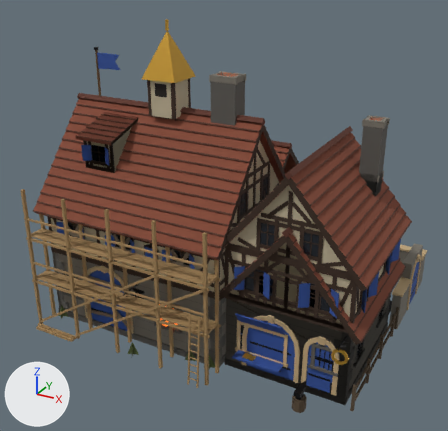
What one commit did to the glTF model game/assets/modelle/schmied.glb.
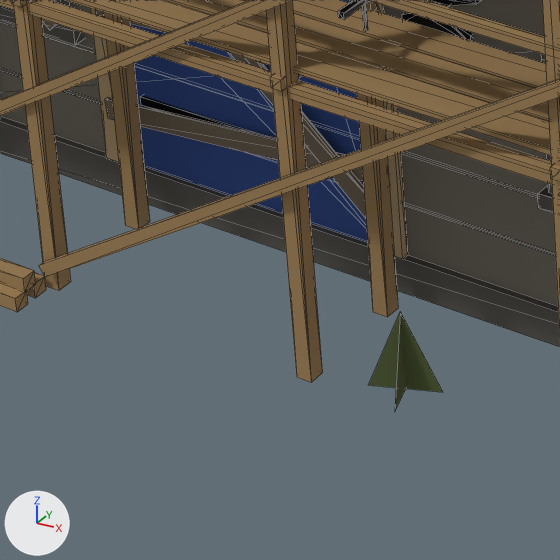
Old and new are each drawn whole from a camera (50 mm lens) standing at (12.74, -24.32, 16.96) and looking at (-0.18, -0.84, 5.22) and again close up on the part from 15% to 35% of the width and 68% to 88% of the height. Arrows for +X, +Y and +Z are at lower left; the lights stay in place. The older version's two pictures come first. The close-ups show mesh edges as thin lines. Vertices at exactly the same position are counted once.

The older version as bpy lines, for what is in view:
```python
me_geruest = bpy.data.meshes.new('Geruest')
me_geruest.from_pydata(...)  # 384 vertices, 480 faces; spans x -7.5..2.1, y -6.62..-5.2, z 0.0..7.0
me_geruest.materials.append(mat_geruestholz)  # brown #9e7f54
me_haus = bpy.data.meshes.new('Haus')
me_haus.from_pydata(...)  # 2045 vertices, 1908 faces; spans x -7.58..2.18, y -6.1..2.11, z 0.0..11.98
me_haus.materials.append(mat_bruchstein_dunkel)  # dark grey #595752
me_haus.materials.append(mat_bruchstein)  # grey #787369
me_haus.materials.append(mat_putz)  # beige #bdb094
me_haus.materials.append(mat_fuge)  # dark grey #66635e
me_haus.materials.append(mat_hausfarbe)  # blue #2e4c94
me_haus.materials.append(mat_eisen)  # black #19191c
me_haus.materials.append(mat_sandstein)  # beige #bda37a
me_haus.materials.append(mat_glut)  # brown #73240d, glowing orange #ff731f
me_haus.materials.append(mat_glas)  # black #171c24
me_haus.materials.append(mat_fachwerk)  # brown #382619
me_haus.materials.append(mat_dachziegel)  # brown #7f4530
me_haus.materials.append(mat_ziegelkante)  # brown #522e21
me_haus.materials.append(mat_firstziegel)  # brown #5c3326
me_leerstand = bpy.data.meshes.new('Leerstand')
me_leerstand.from_pydata(...)  # 449 vertices, 454 faces; spans x -7.61..1.95, y -6.26..1.65, z 0.0..5.35
# faces by material slot: [444, 10]
me_leerstand.materials.append(mat_bretter)  # brown #756957
me_leerstand.materials.append(mat_gras)  # dark green #4f5c30
ob_geruest = bpy.data.objects.new('Geruest', me_geruest)
ob_geruest.location = (0.0, 0.0, 0.0)
ob_haus = bpy.data.objects.new('Haus', me_haus)
ob_haus.location = (0.0, 0.0, 0.0)
ob_leerstand = bpy.data.objects.new('Leerstand', me_leerstand)
ob_leerstand.location = (0.0, 0.0, 0.0)
```
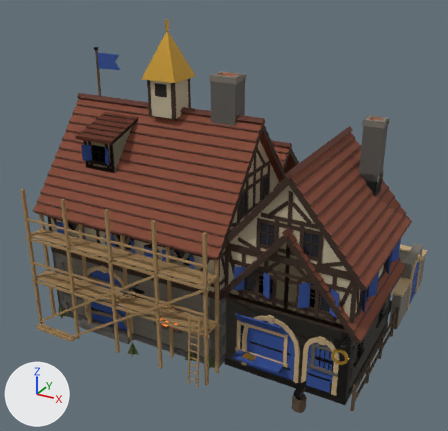
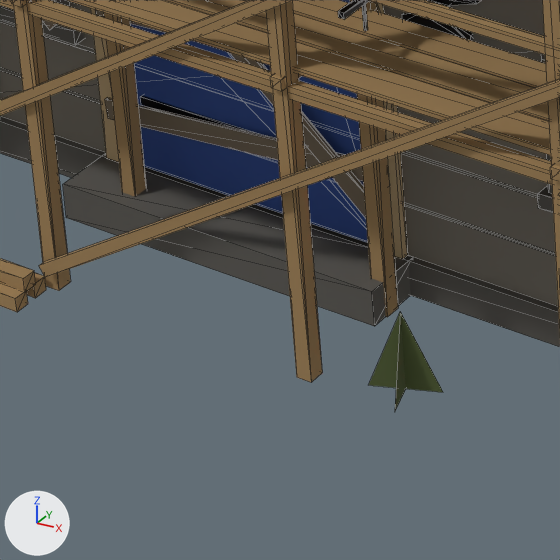
Boxes (x1, y1, x2, y2) around the edits, measured in the close-ups (560 x 560 px):
part 1 of me_haus, built on
    after: (63, 153, 411, 326)

Patch to the scene script:
```diff
--- a/game/assets/modelle/schmied.glb.py
+++ b/game/assets/modelle/schmied.glb.py
@@ me_haus @@
 # used by ob_haus; location = (0.0, 0.0, 0.0)
-me_haus.from_pydata(...)  # 2045 vertices, 1908 faces; spans x -7.58..2.18, y -6.1..2.11, z 0.0..11.98
+me_haus.from_pydata(...)  # 2053 vertices, 1918 faces; spans x -7.58..2.18, y -6.1..2.11, z 0.0..11.98
+# me_haus part 1
+# 7 faces are deleted
+# 8 vertices are added at x -5.55..-2.65, y -5.5..-5.0, z 0.0..0.3
+# 10 new faces join them, mat_bruchstein_dunkel (dark grey #595752)
+# 7 new faces join them, mat_putz (beige #bdb094)
 me_haus.materials.append(mat_bruchstein_dunkel)
```
